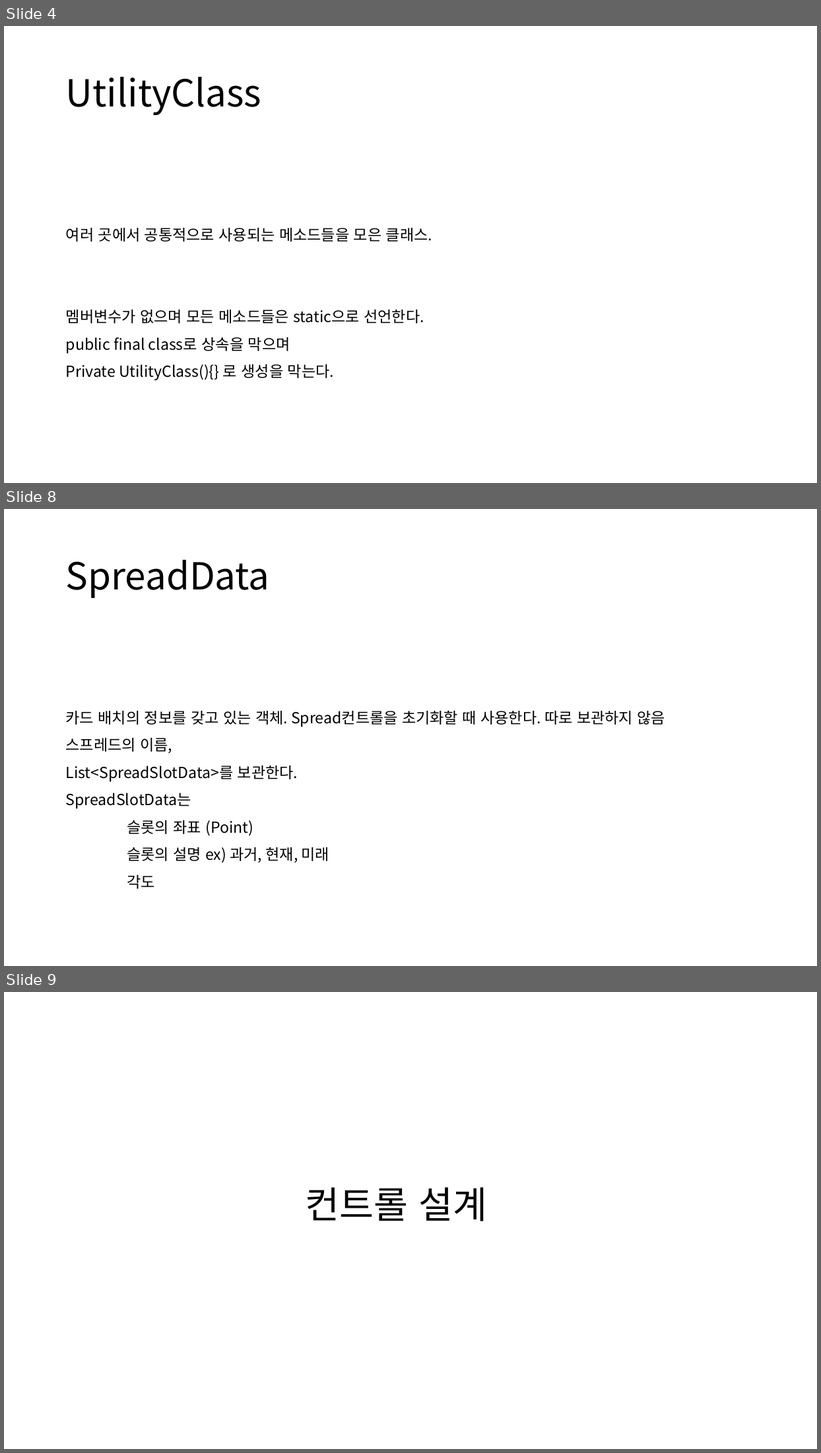
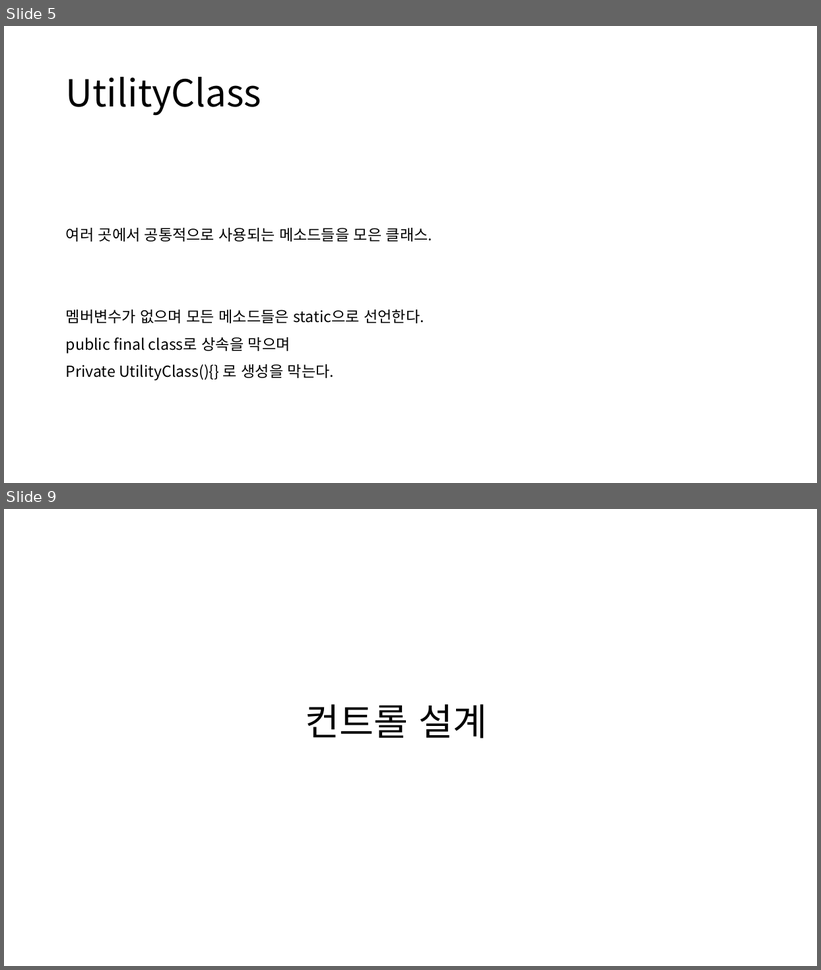
Before and after one commit to poro912/TaroDesktopPrivate, a slide deck: Document/타로 상세 설계서.pptx. Shown one above the other, each under a label of ours: slides 4, 8 and 9 before the commit, slides 5 and 9 after it; the slides between them are not shown. The pictures are 821x1453 and 821x970 pixels, drawn with LibreOffice and Linux fonts; fonts in the diff are those of the drawing. Boxes give left, top, right and bottom in pixels: in the first picture for what was removed or moved away, otherwise in the second. Text is boxed around its words. In the diff, an @@ line names an element or a change of style, - is before the commit and + after.

```diff
--- a/Document/타로 상세 설계서.pptx
+++ b/Document/타로 상세 설계서.pptx
@@ slide 8 removed at box(4, 509, 817, 966), background #FFFFFF @@
@@ title removed at box(66, 560, 270, 598) @@
-SpreadData
@@ text removed at box(66, 710, 665, 889) @@
-카드 배치의 정보를 갖고 있는 객체. Spread컨트롤을 초기화할 때 사용한다. 따로 보관하지 않음
-스프레드의 이름,
-List<SpreadSlotData>를 보관한다.
-SpreadSlotData는
-슬롯의 좌표 (Point)
-슬롯의 설명 ex) 과거, 현재, 미래
-각도
@@ what was slide 4 is now slide 5 @@
```
Also in this commit, not shown: 4 slides changed, 12 slides added, 3 other slides removed.
